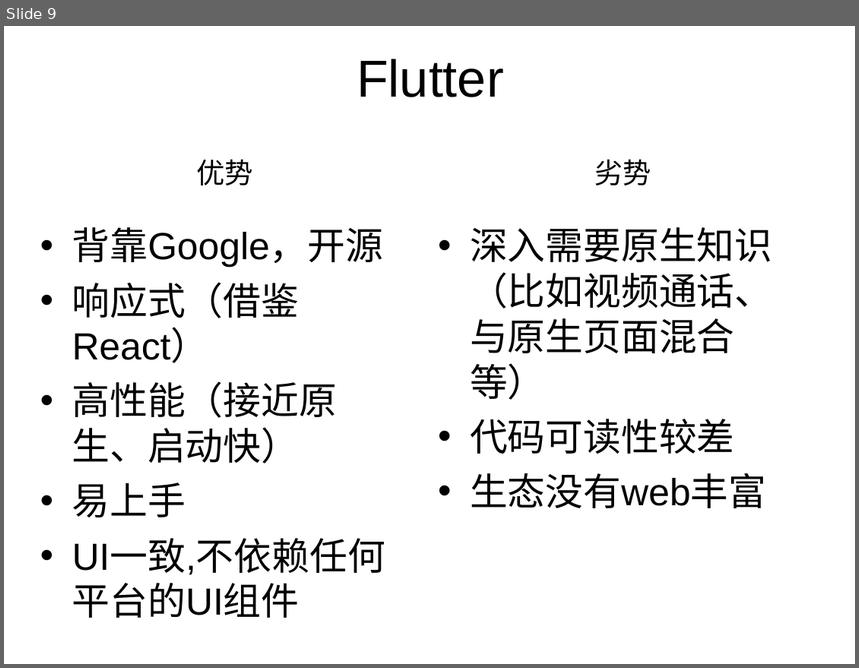
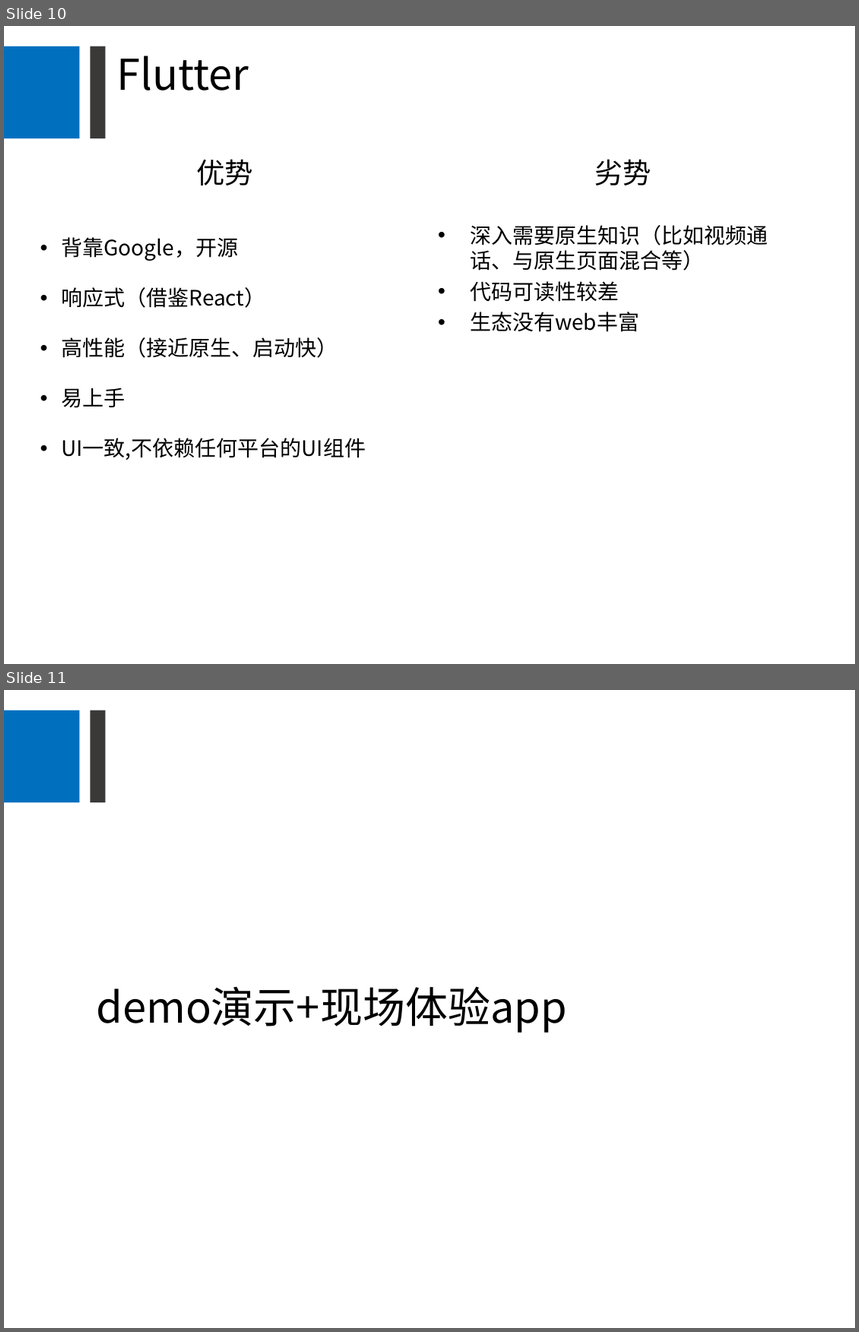
Before and after one commit to Newbit13/demo, a slide deck: flutter_demo/分享/跨端技术flutter分享.ppt. Shown one above the other, each under a label of ours: slide 9 before the commit, slides 10 and 11 after it. The pictures are 859x668 and 859x1332 pixels, drawn with LibreOffice and Linux fonts; fonts in the diff are those of the drawing. Boxes give left, top, right and bottom in pixels: in the first picture for what was removed or moved away, otherwise in the second. Text is boxed around its words. In the diff, an @@ line names an element or a change of style, - is before the commit and + after.

```diff
--- a/flutter_demo/分享/跨端技术flutter分享.ppt
+++ b/flutter_demo/分享/跨端技术flutter分享.ppt
@@ slide 11 added at (4,690,855,1328), background #FFFFFF; not listed: 2 template elements that a slide beside it also shows @@
@@ title added at (96,986,567,1033), 36 pt, text #000000 @@
+demo演示+现场体验app
@@ what was slide 9 is now slide 10 @@
@@ slide 10 changed as well @@
@@ rectangle added at (4,47,80,139), fill #0070BE @@
@@ rectangle added at (90,47,105,139), fill #3B3838 @@
@@ title "Flutter": place and size @@
-title "Flutter" at (357,59,504,97)
+title "Flutter" at (117,56,249,91)
@@ title "Flutter" at (117,56,249,91): size 44 to 36 pt, font Arial to Noto Sans CJK SC; alignment centre to left; line spacing 1 to 0.9 @@
@@ text "背靠Google，开源" at (62,237,367,460): size 32 to 18 pt, font Arial to Noto Sans CJK SC; indent changed; line spacing 1 to 1.5; more space between paragraphs @@
@@ text "深入需要原生知识（比如视频通话、与原生页面混合等）" at (470,225,768,332): size 32 to 18 pt, font Arial to Noto Sans CJK SC; less space between paragraphs @@
```
Also in this commit, not shown: 13 other slides changed, 1 other slide added.
